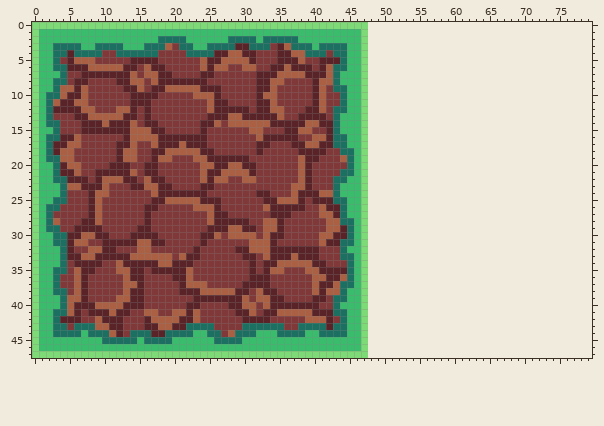
A sprite sheet gets an edit: core/assets/grass.png. The picture above was drawn from the file before the commit.
The file is 48x48 pixels. The old version is drawn lined up with the new one, on the new canvas.
The result:
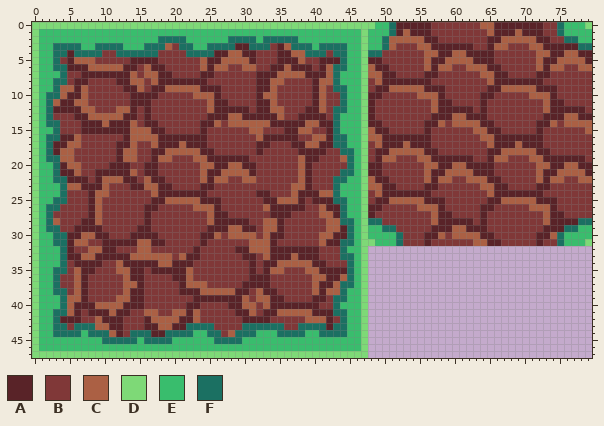
Palette (. is transparent): A #592328  B #803838  C #ab6044  D #7ed977  E #39bd6d  F #1b7062
What changed:
canvas 48x48 -> 80x48
y 0: x 48..79 ................................ -> DEEFAAAAABBBBBBBCCAAAAAAABBFEEED
y 1: x 48..79 ................................ -> EEEFACAAABBBBBBBBCAAACAAABBFEEEE
y 2: x 48..79 ................................ -> EEFCCCCCAABBBBBBBAACCCCCAABBFFEE
y 3: x 48..79 ................................ -> EEFCBBBCCAAAAAABBACCBBBCCAAAAAFF
y 4: x 48..79 ................................ -> FFBBBBBBCCAACCAAAABBBBBBCCAACCAA
y 5: x 48..79 ................................ -> AABBBBBBCAACCCCAAABBBBBBCAACCCCA
y 6: x 48..79 ................................ -> CAABBBBBCACCBBCCCAABBBBBCACCBBCC
y 7: x 48..79 ................................ -> CCAABBBBAABBBBBBCCAABBBBAABBBBBB
y 8: x 48..79 ................................ -> BCAAAAAAABBBBBBBBCAAAAAAABBBBBBB
y 9: x 48..79 ................................ -> BAACCCCCAAABBBBBBAACCCCCAAABBBBB
y 10: x 48..79 ................................ -> AABBBBBCCCABBBBBAABBBBBCCCABBBBB
y 11: x 48..79 ................................ -> ABBBBBBBBCAABBBBABBBBBBBBCAABBBB
y 12: x 48..79 ................................ -> ABBBBBBBBCAAAAABABBBBBBBBCAAAAAB
y 13: x 48..79 ................................ -> ABBBBBBBBAAACCAAABBBBBBBBAAACCAA
y 14: x 48..79 ................................ -> AABBBBBBAACBCCCCAABBBBBBAACBCCCC
y 15: x 48..79 ................................ -> CAABBBBBABBBBBBCCAABBBBBABBBBBBC
y 16: x 48..79 ................................ -> CCAAAAAAABBBBBBBCCAAAAAAABBBBBBB
y 17: x 48..79 ................................ -> BCAAACAAABBBBBBBBCAAACAAABBBBBBB
y 18: x 48..79 ................................ -> BAACCCCCAABBBBBBBAACCCCCAABBBBBB
y 19: x 48..79 ................................ -> BACCBBBCCAAAAAABBACCBBBCCAAAAAAB
y 20: x 48..79 ................................ -> AABBBBBBCCAACCAAAABBBBBBCCAACCAA
y 21: x 48..79 ................................ -> AABBBBBBCAACCCCAAABBBBBBCAACCCCA
y 22: x 48..79 ................................ -> CAABBBBBCACCBBCCCAABBBBBCACCBBCC
y 23: x 48..79 ................................ -> CCAABBBBAABBBBBBCCAABBBBAABBBBBB
y 24: x 48..79 ................................ -> BCAAAAAAABBBBBBBBCAAAAAAABBBBBBB
y 25: x 48..79 ................................ -> BAACCCCCAAABBBBBBAACCCCCAAABBBBB
y 26: x 48..79 ................................ -> AABBBBBCCCABBBBBAABBBBBCCCABBBBB
y 27: x 48..79 ................................ -> ABBBBBBBBCAABBBBABBBBBBBBCAABBBB
y 28: x 48..79 ................................ -> FFBBBBBBBCAAAAABABBBBBBBBCAAAAFF
y 29: x 48..79 ................................ -> EEFFBBBBBAAACCAAABBBBBBBBAAAFFEE
y 30: x 48..79 ................................ -> EEEEFBBBAACBCCCCAABBBBBBAACFEEEE
y 31: x 48..79 ................................ -> DEEEFBBBABBBBBBCCAABBBBBABBFEEED
Where, in picture pixels (left, top, right, bottom), the same in both pictures:
added: (368, 22, 592, 246)
